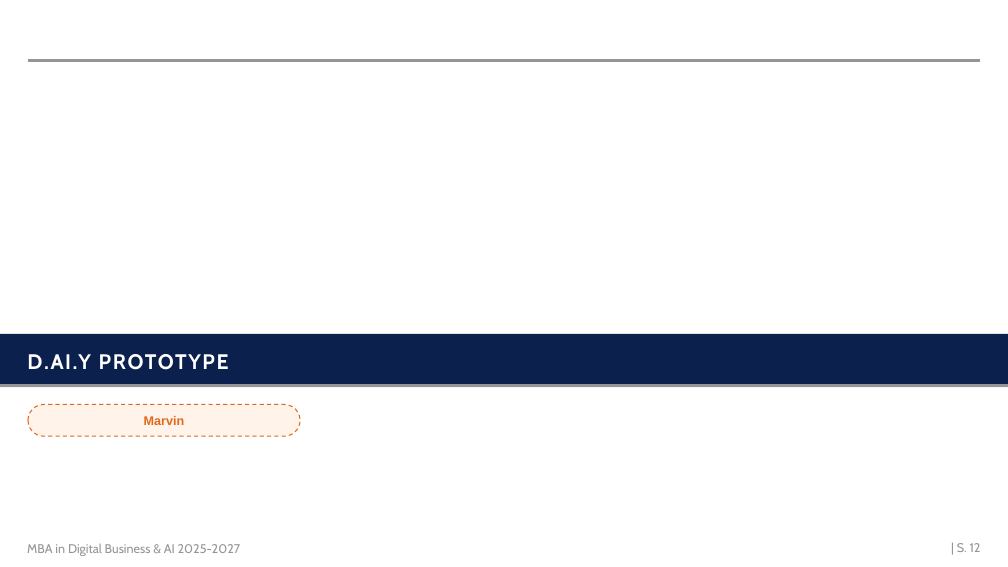
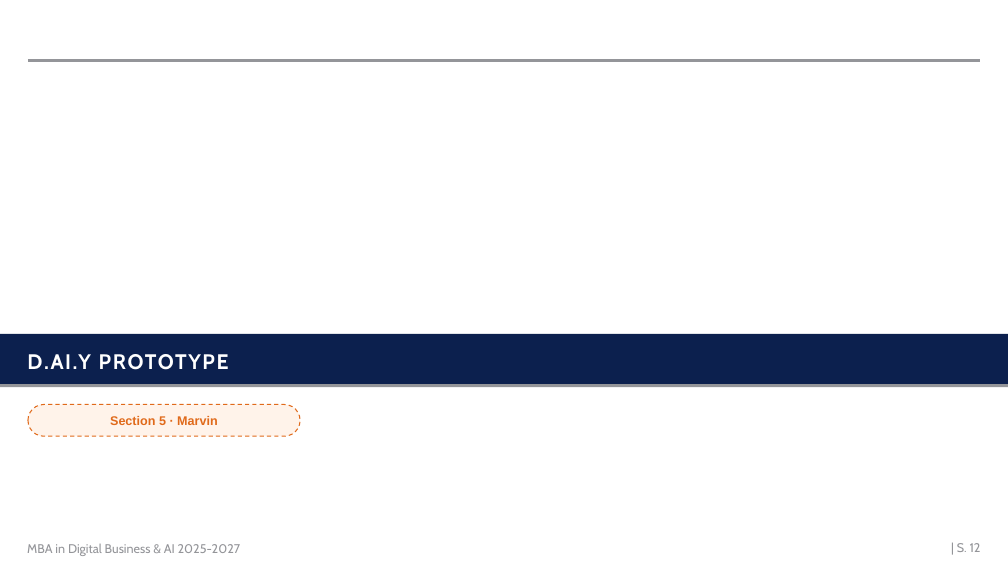
Before and after one commit to mrh421/Applied_AI_DAIY, a slide deck: slide 12 of presentation/DAIY_presentation_v6.pptx. Drawn at 1008x567 pixels with LibreOffice and Linux fonts; fonts in the diff are those of the drawing; background and template pictures are left out. Boxes give left, top, right and bottom in pixels: in the first picture for what was removed or moved away, otherwise in the second. Text is boxed around its words. In the diff, an @@ line names an element or a change of style, - is before the commit and + after.

```diff
--- a/presentation/DAIY_presentation_v6.pptx
+++ b/presentation/DAIY_presentation_v6.pptx
@@ text at [110, 416, 218, 425]: text changed @@
-Marvin
+Section 5 · Marvin
```
Also in this commit, not shown: 8 other slides changed, 1 other file.
